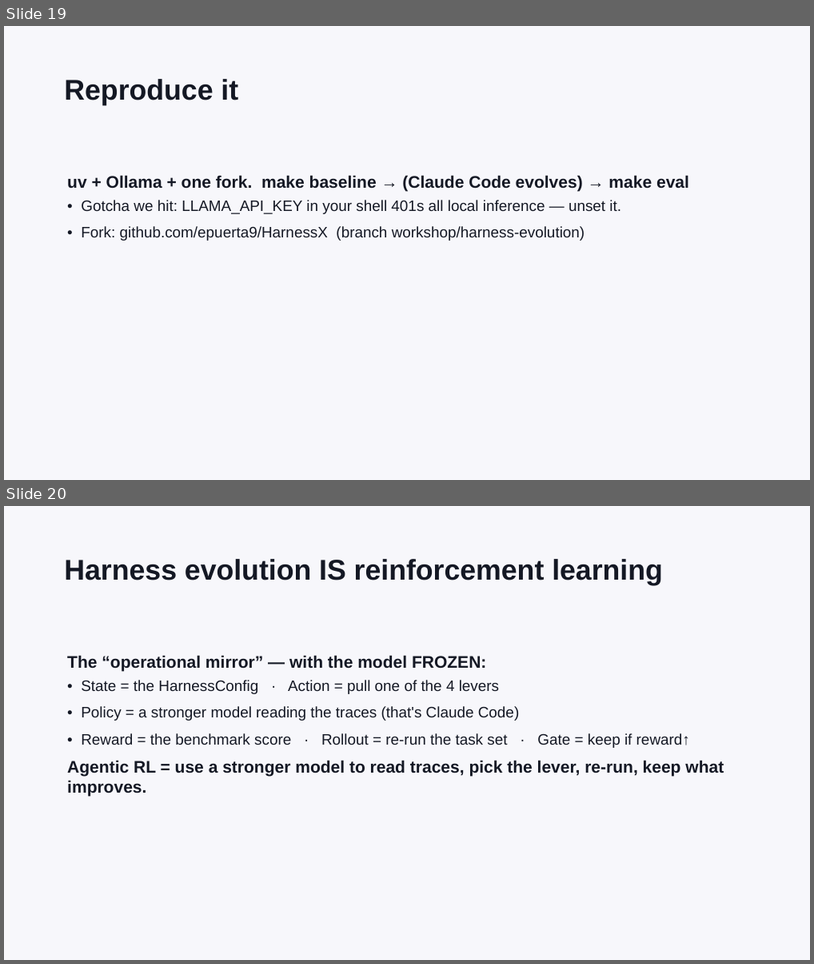
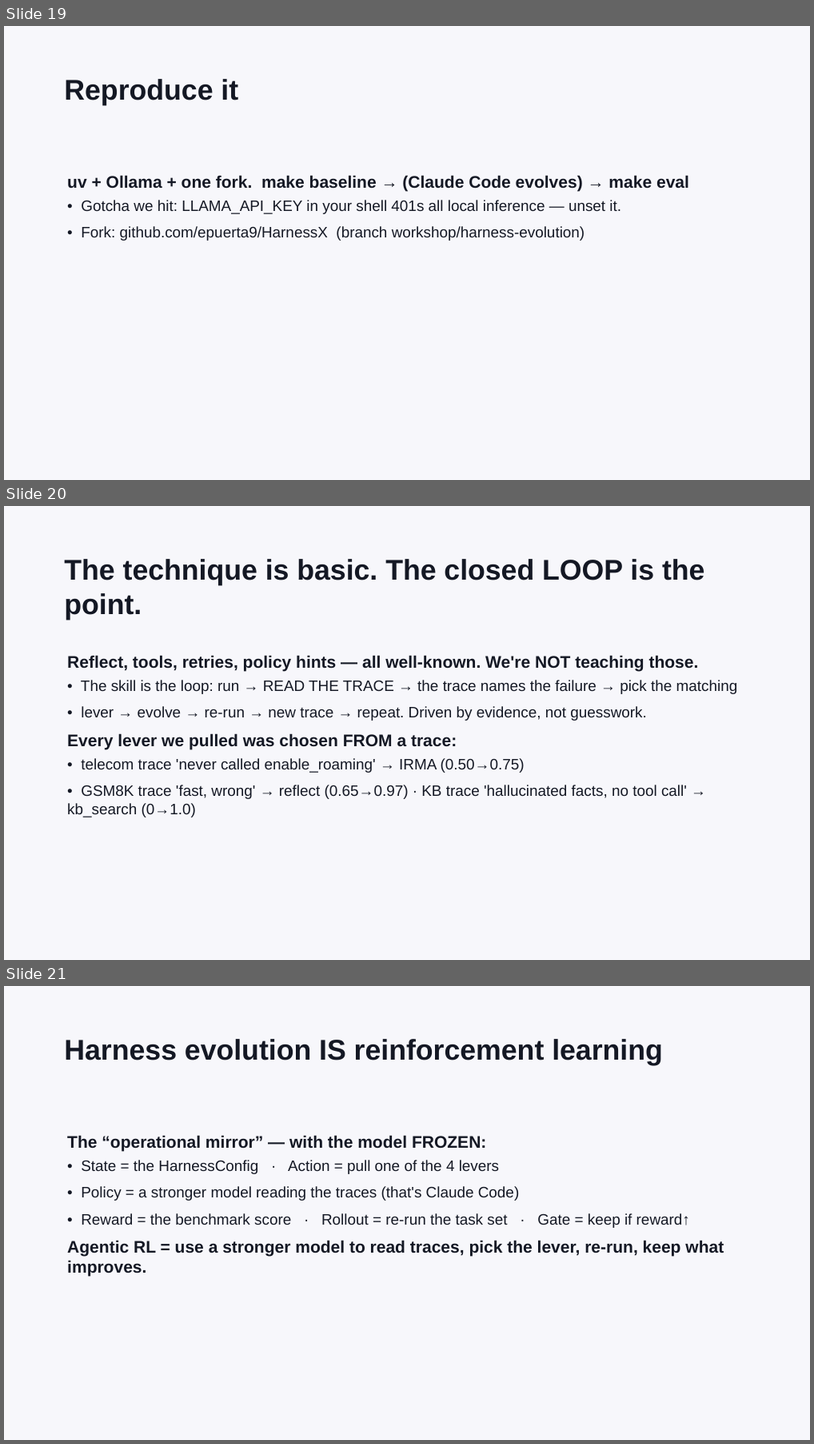
Before and after one commit to epuerta9/HarnessX, a slide deck: workshop/harness-evolution-workshop.pptx. Shown one above the other, each under a label of ours: slides 19 and 20 before the commit, slides 19, 20 and 21 after it. The pictures are 814x964 and 814x1444 pixels, drawn with LibreOffice and Linux fonts; fonts in the diff are those of the drawing. Boxes give left, top, right and bottom in pixels: in the first picture for what was removed or moved away, otherwise in the second. Text is boxed around its words. In the diff, an @@ line names an element or a change of style, - is before the commit and + after.

```diff
--- a/workshop/harness-evolution-workshop.pptx
+++ b/workshop/harness-evolution-workshop.pptx
@@ slide 20 added at box(4, 506, 810, 960), background #F7F7FB @@
@@ text added at box(64, 559, 705, 620), 34 pt, text #141824, bold @@
+The technique is basic. The closed LOOP is the point.
@@ text added at box(67, 655, 738, 817), 18 pt, text #141824 @@
+Reflect, tools, retries, policy hints — all well-known. We're NOT teaching those.
+• The skill is the loop: run → READ THE TRACE → the trace names the failure → pick the matching
+• lever → evolve → re-run → new trace → repeat. Driven by evidence, not guesswork.
+Every lever we pulled was chosen FROM a trace:
+• telecom trace 'never called enable_roaming' → IRMA (0.50→0.75)
+• GSM8K trace 'fast, wrong' → reflect (0.65→0.97) · KB trace 'hallucinated facts, no tool call' → kb_search (0→1.0)
@@ what was slide 20 is now slide 21 @@
```
Also in this commit, not shown: 1 slide changed, 2 other files.
